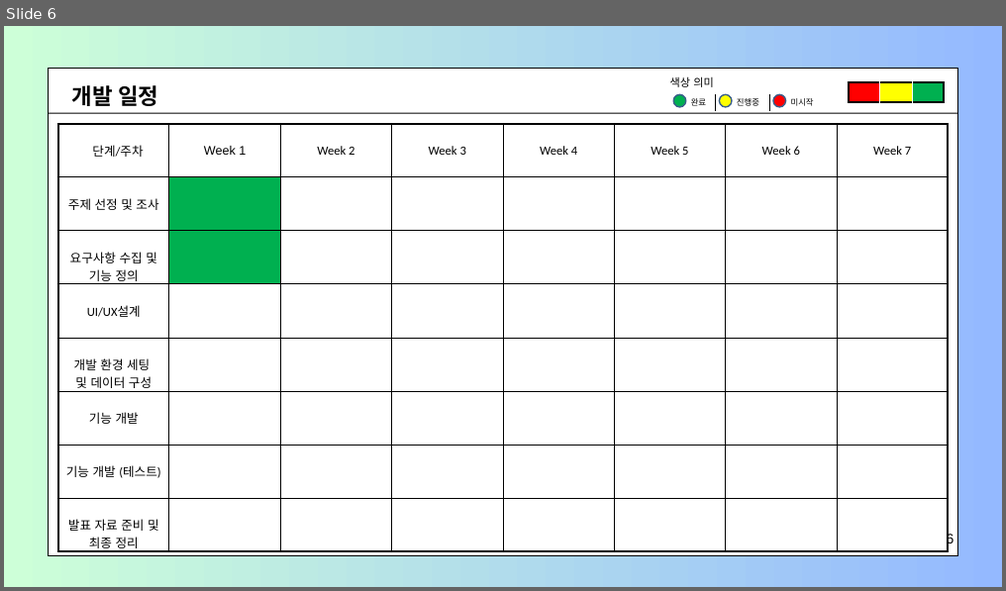
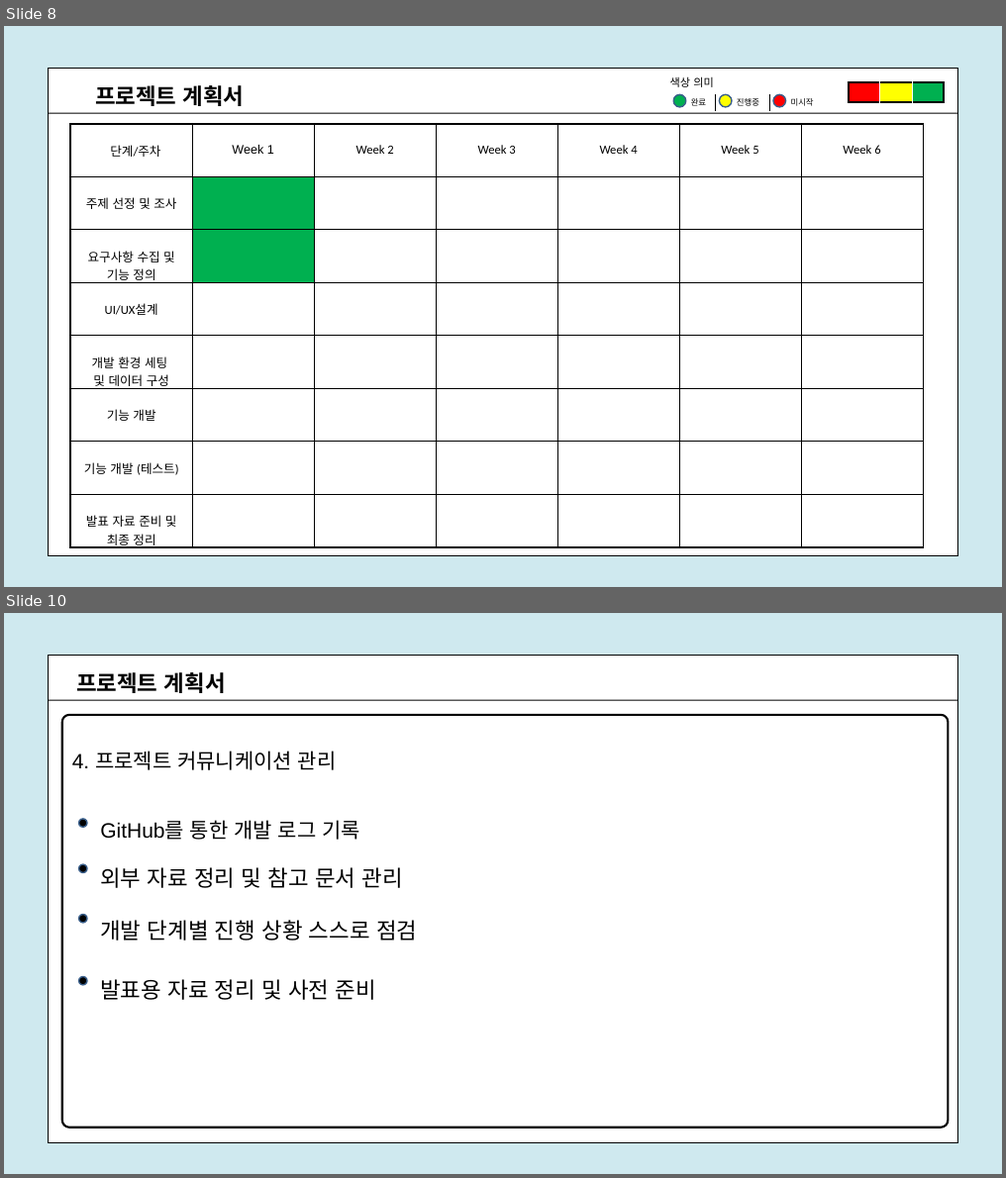
Before and after one commit to JANGCHUALHWA/FlutterProject, a slide deck: 장철화 앱 프로젝트.pptx. Shown one above the other, each under a label of ours: slide 6 before the commit, slides 8 and 10 after it; the slides between them are not shown. The pictures are 1006x591 and 1006x1178 pixels, drawn with LibreOffice and Linux fonts; fonts in the diff are those of the drawing. Boxes give left, top, right and bottom in pixels: in the first picture for what was removed or moved away, otherwise in the second. Text is boxed around its words. In the diff, an @@ line names an element or a change of style, - is before the commit and + after.

```diff
--- a/장철화 앱 프로젝트.pptx
+++ b/장철화 앱 프로젝트.pptx
@@ slide 10 added at (x1=4, y1=613, x2=1002, y2=1174), background #B7DEE8 at 66% opacity @@
@@ freeform shape added at (x1=49, y1=655, x2=958, y2=1143), fill #FFFFFF, outline #000000 1.5 pt @@
@@ line added from (49, 700) to (957, 700), #000000 1.5 pt @@
@@ text added at (x1=76, y1=672, x2=226, y2=693), 32 pt, text #000000, bold @@
+프로젝트 계획서
@@ freeform shape added at (x1=62, y1=715, x2=948, y2=1128), fill #FFFFFF, outline #000000 3 pt @@
@@ text added at (x1=72, y1=751, x2=337, y2=770), 30 pt, text #000000 @@
+4. 프로젝트 커뮤니케이션 관리
@@ ellipse added at (x1=79, y1=819, x2=87, y2=827), fill #000000, outline #3A5F8C 2 pt @@
@@ text added at (x1=100, y1=820, x2=360, y2=840), 30 pt, text #000000 @@
+GitHub를 통한 개발 로그 기록
@@ ellipse added at (x1=79, y1=864, x2=87, y2=873), fill #000000, outline #3A5F8C 2 pt @@
@@ text added at (x1=100, y1=867, x2=403, y2=888), 32 pt, text #000000 @@
+외부 자료 정리 및 참고 문서 관리
@@ ellipse added at (x1=79, y1=914, x2=87, y2=923), fill #000000, outline #3A5F8C 2 pt @@
@@ text added at (x1=100, y1=920, x2=417, y2=941), 32 pt, text #000000 @@
+개발 단계별 진행 상황 스스로 점검
@@ ellipse added at (x1=79, y1=976, x2=87, y2=985), fill #000000, outline #3A5F8C 2 pt @@
@@ text added at (x1=100, y1=979, x2=376, y2=1000), 32 pt, text #000000 @@
+발표용 자료 정리 및 사전 준비
@@ what was slide 6 is now slide 8 @@
@@ slide 8 changed as well @@
@@ background gradient #CDFFD8 to #94B9FF to #B7DEE8 at 66% opacity @@
@@ text at (x1=95, y1=85, x2=245, y2=106): text changed @@
-개발 일정
+프로젝트 계획서
@@ table at (x1=70, y1=124, x2=923, y2=553) @@
-column 8: Week 7 |  |  |  |  |  |  | 
@@ table resized from (x1=57, y1=124, x2=948, y2=556) to (x1=70, y1=124, x2=923, y2=553) @@
@@ text removed at (x1=946, y1=533, x2=954, y2=548) @@
-6
```
Also in this commit, not shown: 5 other slides changed, 3 other slides added.
